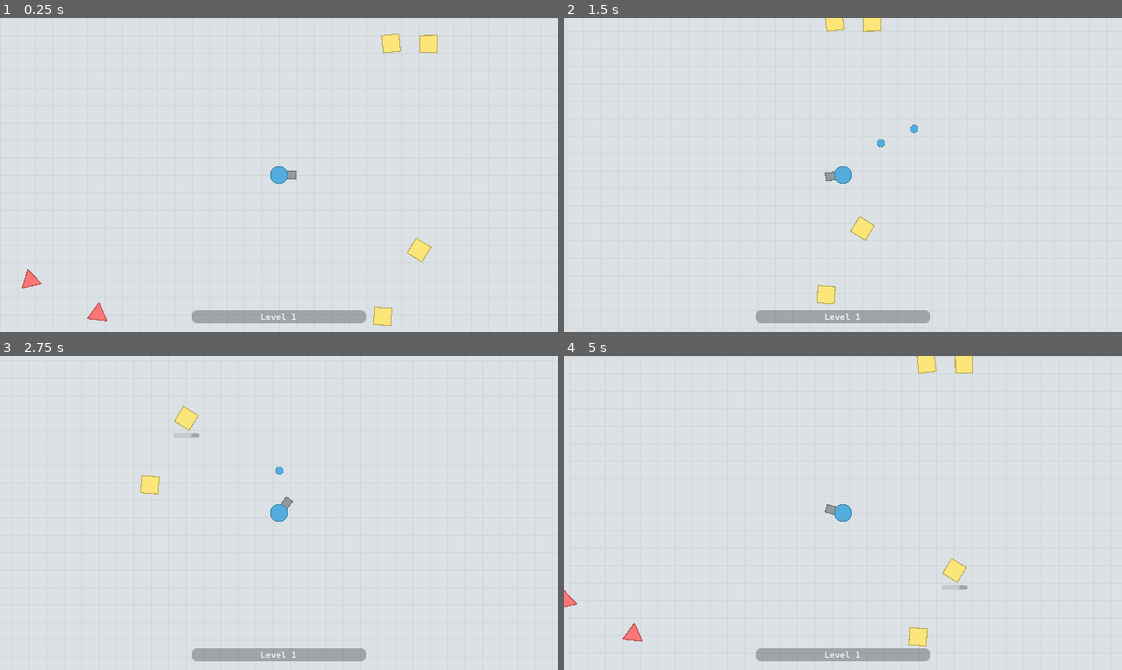
Above: before the commit, frames 1-4 (two rows, left to right).
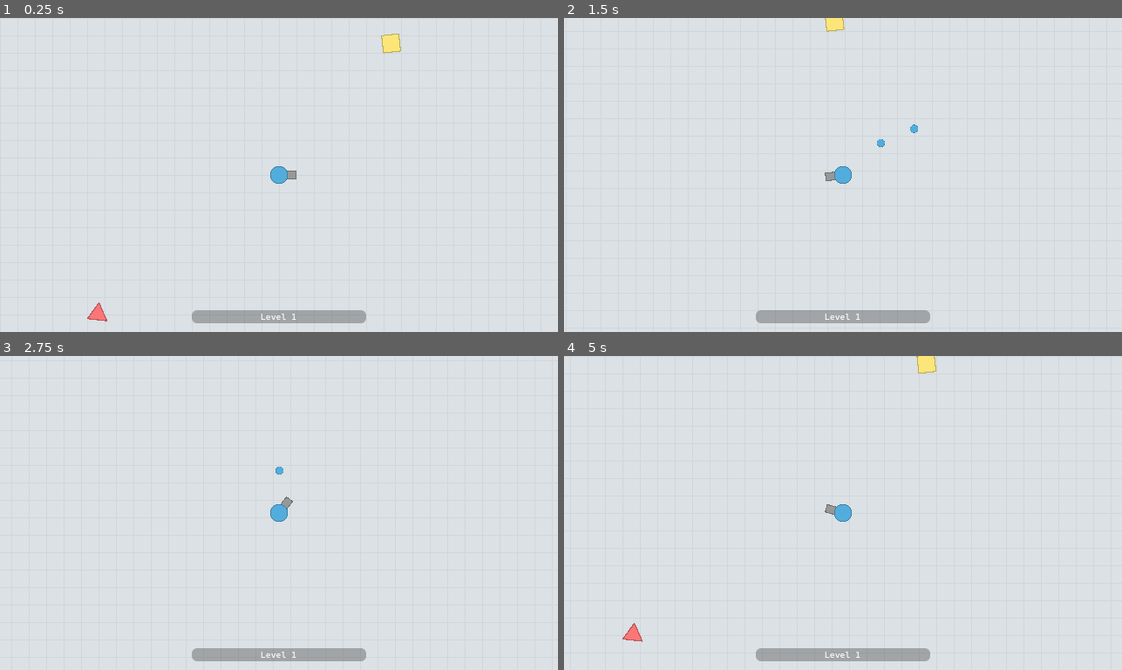
Above: after the commit, the same moments.

Repository: jackoubridge/godot-game
Game: Godot game, scene res://scenes/main.tscn
Same seed, same stepped clock (60 frames per second), same inputs: the game is played once before the commit and once after it.
Inputs (mouse positions are in pixels of both pictures, inside the frame that each line leads up to):
- Up to frame 1 (0.25 s): no input
- Up to frame 2 (1.5 s): tap Enter at 0.5 s; move the mouse to (965, 159) at 0.52 s; hold D (move_right) 0.53-1.28 s; hold Space (shoot) 0.53-1.28 s; click (965, 159) at 0.67 s; move the mouse to (731, 190) at 1.27 s; hold S (move_down) from 1.28 s (still down); tap Space (shoot) at 1.35 s
- Up to frame 3 (2.75 s): move the mouse to (334, 443) at 2.02 s; release S (move_down) at 2.03 s; hold D (move_right) from 2.03 s (still down); hold Space (shoot) from 2.03 s (still down)
- Up to frame 4 (5 s): move the mouse to (815, 575) at 2.77 s; release D (move_right) at 2.78 s; release Space (shoot) at 2.78 s; hold W (move_up) 2.78-3.53 s; tap Space (shoot) at 2.85, 4.35 s; click (815, 575) at 2.92 s; move the mouse to (1010, 560) at 3.52 s; hold Space (shoot) 3.53-4.28 s; hold A (move_left) from 3.53 s (still down); move the mouse to (675, 465) at 4.27 s

The runs differ from the first frame. In frame 1, 0.7% of the frame differs, in the area x 3-79%, y 5-99%; in frame 2, 0.5%; in frame 3, 0.4%; in frame 4, 0.7%, in the area x 0-74%, y 0-93%.

Commit message:
Fire rate and spawn thresholds tied to player level, bullet animation

Diff:
--- a/project.godot
+++ b/project.godot
@@ -34,6 +34,7 @@
 [global_group]
 
 target=""
+player=""
 
 [input]
 
--- a/scenes/interface.tscn
+++ b/scenes/interface.tscn
@@ -1,6 +1,7 @@
 [gd_scene format=3 uid="uid://bn6p7yykajdnc"]
 
 [ext_resource type="FontFile" uid="uid://bci0hpiqadby1" path="res://assets/CascadiaMono-VariableFont_wght.ttf" id="1_pq0ql"]
+[ext_resource type="Script" uid="uid://djs04bx5q7ppi" path="res://scripts/xp_bar.gd" id="2_lw6my"]
 
 [sub_resource type="Theme" id="Theme_avfh8"]
 
@@ -101,14 +102,15 @@
 theme_override_constants/margin_right = 5
 theme_override_constants/margin_bottom = 10
 
-[node name="ProgressBar" type="ProgressBar" parent="MarginContainer2" unique_id=158482785]
+[node name="XP Bar" type="ProgressBar" parent="MarginContainer2" unique_id=158482785]
 custom_minimum_size = Vector2(200, 15)
 layout_mode = 2
-max_value = 1.0
-rounded = true
+max_value = 20.0
+step = 1.0
 show_percentage = false
+script = ExtResource("2_lw6my")
 
-[node name="Label" type="Label" parent="MarginContainer2/ProgressBar" unique_id=778727341]
+[node name="Label" type="Label" parent="MarginContainer2/XP Bar" unique_id=778727341]
 layout_mode = 1
 anchors_preset = 8
 anchor_left = 0.5
@@ -123,6 +125,5 @@
 grow_vertical = 2
 theme_override_fonts/font = ExtResource("1_pq0ql")
 theme_override_font_sizes/font_size = 10
-text = "Level 1"
 horizontal_alignment = 1
 vertical_alignment = 1
--- a/scenes/player.tscn
+++ b/scenes/player.tscn
@@ -14,7 +14,7 @@
 
 [node name="Player" type="Node2D" unique_id=1618710591]
 
-[node name="CharacterBody2D" type="CharacterBody2D" parent="." unique_id=83792797]
+[node name="CharacterBody2D" type="CharacterBody2D" parent="." unique_id=83792797 groups=["player"]]
 position = Vector2(320, 180)
 script = ExtResource("1_g2els")
 bullet_path = ExtResource("2_ur7pv")
--- a/scripts/bullet.gd
+++ b/scripts/bullet.gd
@@ -15,7 +15,7 @@
 	global_rotation = rot
 	reset_physics_interpolation()
 	await get_tree().create_timer(5).timeout
-	queue_free()
+	destroy()
 
 func _physics_process(delta: float) -> void:
 	velocity = Vector2(speed, 0).rotated(dir)
@@ -23,4 +23,14 @@
 
 func _on_area_entered(area: Area2D) -> void:
 	if area.is_in_group("target"):
-		queue_free()
+		destroy()
+
+func destroy():
+	# Death animation
+	$CollisionShape2D.set_deferred("disabled", true)
+	var tween = create_tween()
+	tween.parallel().tween_property(self, "scale", Vector2.ZERO, 0.12)
+	tween.parallel().tween_property(self, "modulate:a", 0.0, 0.12)
+	await tween.finished
+
+	queue_free()
--- a/scripts/player.gd
+++ b/scripts/player.gd
@@ -7,7 +7,10 @@
 @export var recoil_strength: float = 75
 @export var bullet_path: PackedScene
 
-var xp: int
+signal xp_update(value: int)
+signal level_update(value: int)
+var level:int = 1
+var xp: int = 0
 var can_shoot: bool = true
 
 func _physics_process(delta: float) -> void:
@@ -53,6 +56,13 @@
 func add_xp(amount):
 	xp += amount
 
+	if (xp >= 20):
+		level += 1
+		xp -= 20
+		$Gun/Timer.wait_time = 0.5 ** level
+	level_update.emit(level)
+	xp_update.emit(xp)
+
 # Collision detection
 func _on_area_2d_area_entered(_area: Area2D) -> void:
 	pass
--- a/scripts/spawner.gd
+++ b/scripts/spawner.gd
@@ -1,7 +1,7 @@
 extends Node2D
 
-@export var num_squares_threshold: int = 5
-@export var num_triangles_threshold: int = 5
+@export var num_squares_threshold: int = 2
+@export var num_triangles_threshold: int = 2
 
 @export var square_scene: PackedScene
 @export var triangle_scene: PackedScene
@@ -10,6 +10,7 @@
 
 func _ready() -> void:
 	global_signals.target_destroyed.connect(_on_target_destroyed)
+	$"../CharacterBody2D".level_update.connect(update_thresholds)
 
 func _physics_process(_delta: float) -> void:
 	if squares.size() < num_squares_threshold:
@@ -33,7 +34,7 @@
 	if randf() < 0.5:
 		random_y *= -1
 
-	target.pos = Vector2(random_x, random_y) + global_position
+	target.pos = Vector2(random_x, random_y) + $"../CharacterBody2D".global_position
 	target.rot = randf_range(0, 2*PI)
 	get_parent().get_parent().add_child(target)
 
@@ -42,3 +43,7 @@
 		squares.erase(target)
 	elif (target.target_id == &"triangle"):
 		triangles.erase(target)
+
+func update_thresholds(level: int):
+	num_squares_threshold = 2 * level
+	num_triangles_threshold = 2 * level
--- a/scripts/target.gd
+++ b/scripts/target.gd
@@ -30,7 +30,6 @@
 		take_damage(area)
 
 func destroy():
-
 	global_signals.target_destroyed.emit(self)
 	if last_damage_source != null:
 		last_damage_source.add_xp(xp_value)
@@ -39,8 +38,7 @@
 	$Area2D/CollisionShape2D.set_deferred("disabled", true)
 	$"Health Bar".queue_free()
 	var tween = create_tween()
-	tween.parallel().tween_property(self, "scale", Vector2.ZERO, 0.12)
-	tween.parallel().tween_property(self, "modulate:a", 0.0, 0.12)
+	tween.parallel().tween_property(self, "modulate:a", 0.0, 0.01)
 	await tween.finished
 
 	queue_free()
--- /dev/null
+++ b/scripts/xp_bar.gd
@@ -0,0 +1,14 @@
+extends ProgressBar
+
+func _ready():
+	var player = get_tree().get_first_node_in_group("player")
+	player.xp_update.connect(update_xp)
+	player.level_update.connect(update_level)
+	update_xp(player.xp)
+	update_level(1)
+
+func update_level(level: int):
+	$Label.text = "Level " + str(level)
+
+func update_xp(xp_value: int):
+	value = xp_value
Not shown, added: scripts/xp_bar.gd.uid
